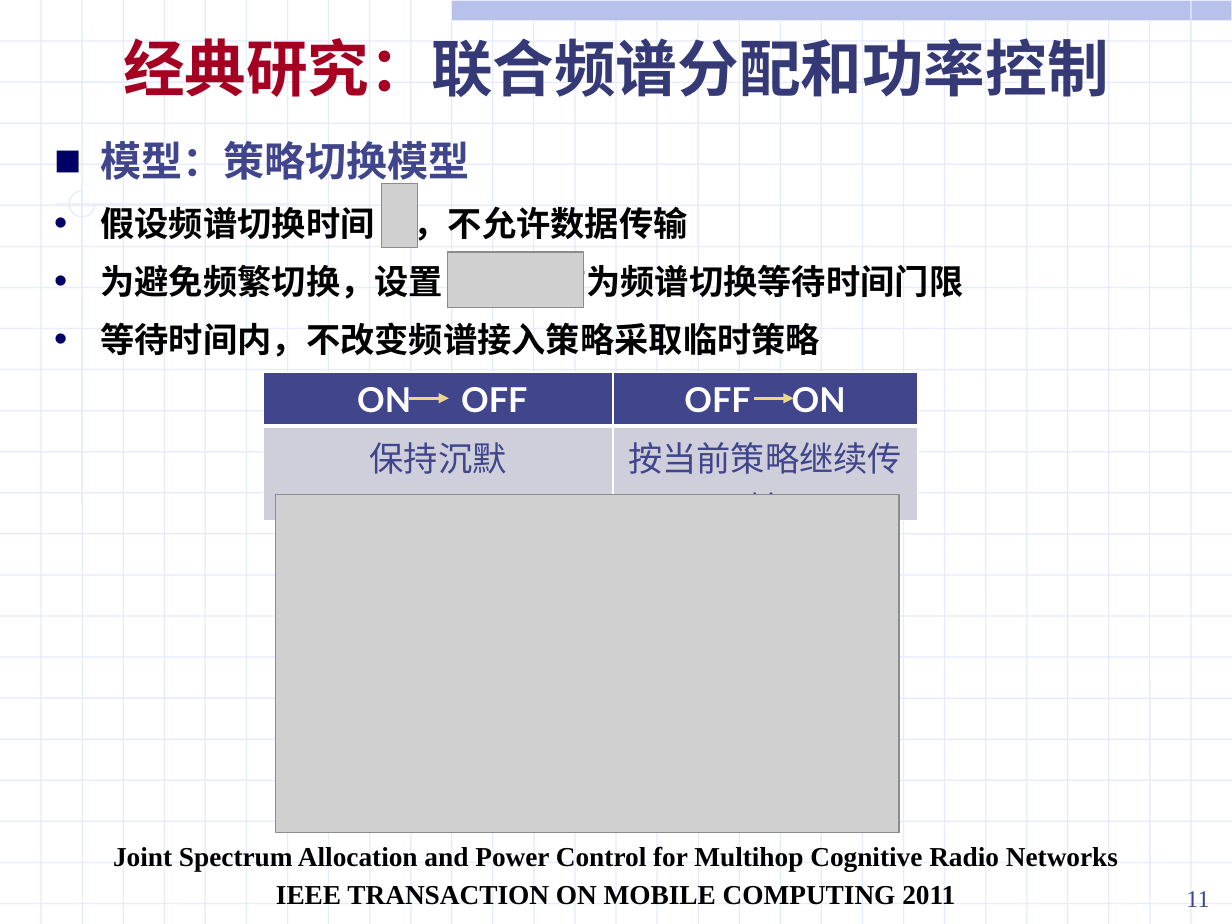
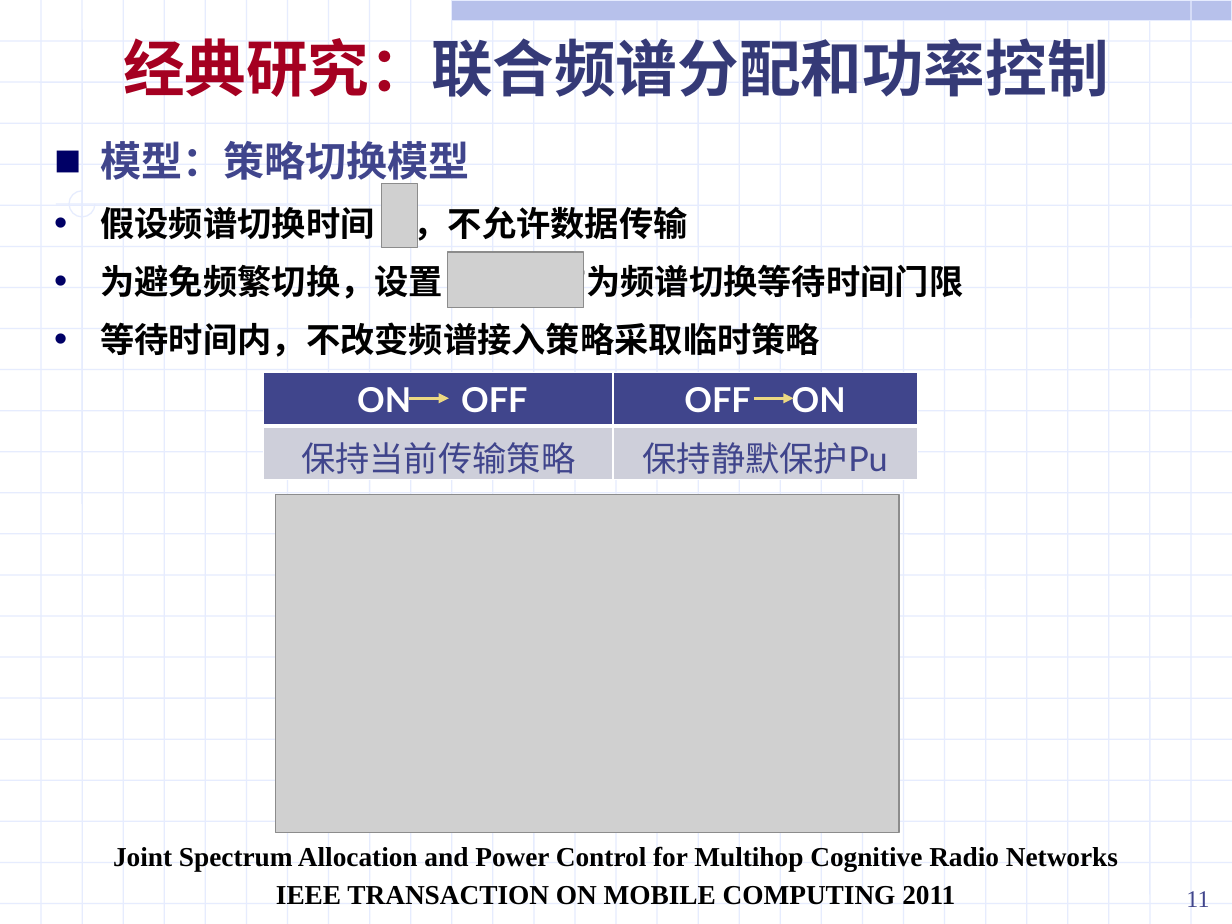
Before and after one commit to ssheroes/hello-world, a slide deck: slide 11 of 战术网频谱共享调研 (2).pptx. Drawn at 1232x924 pixels with LibreOffice and Linux fonts; fonts in the diff are those of the drawing; grey boxes stand for pictures. Boxes give left, top, right and bottom in pixels: in the first picture for what was removed or moved away, otherwise in the second. Text is boxed around its words. In the diff, an @@ line names an element or a change of style, - is before the commit and + after.

```diff
--- a/战术网频谱共享调研 (2).pptx
+++ b/战术网频谱共享调研 (2).pptx
@@ table at [264,372,918,485] @@
-row 2, column 1: 保持沉默
+row 2, column 1: 保持当前传输策略
-row 2, column 2: 按当前策略继续传输
+row 2, column 2: 保持静默保护Pu
```
Also in this commit, not shown: 2 other slides changed, 1 slide added.
